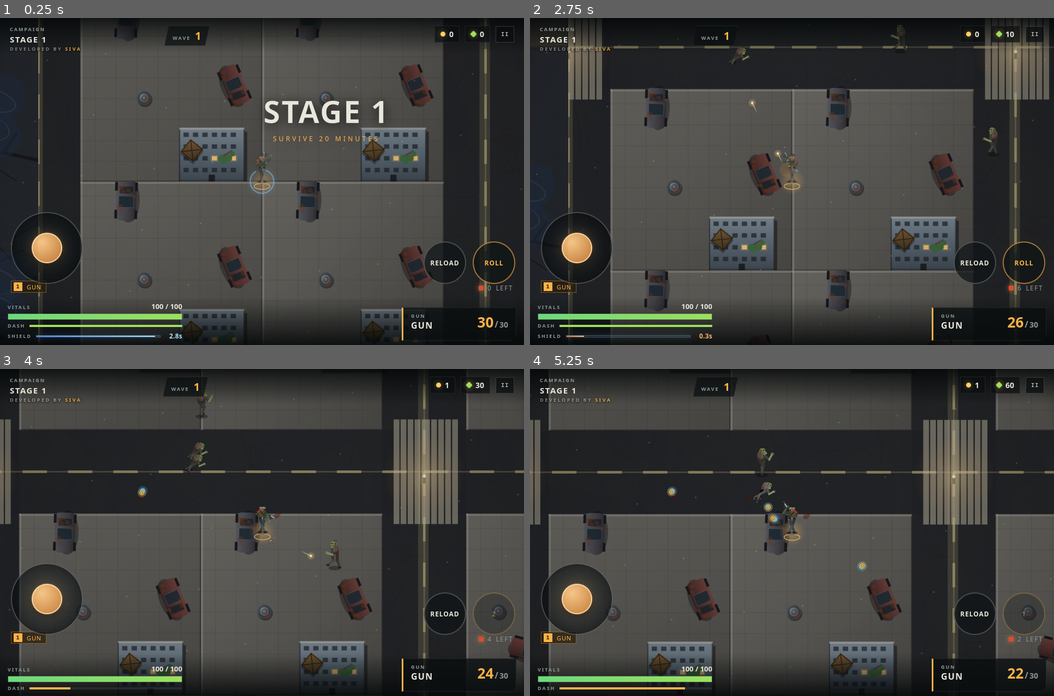
Above: before the commit, frames 1-4 (two rows, left to right).
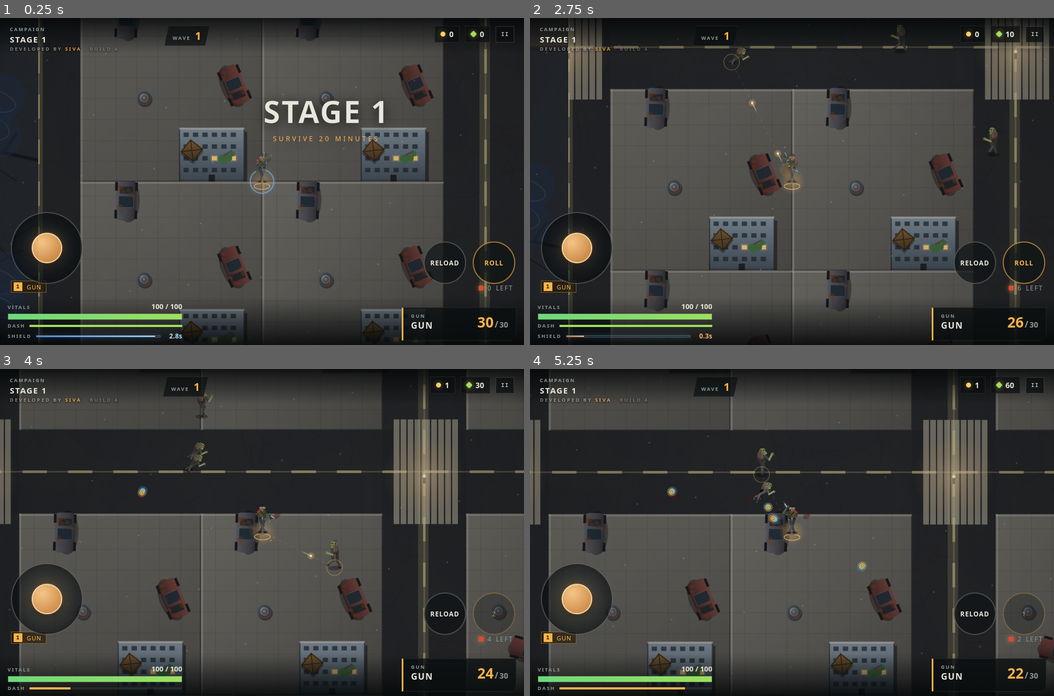
Above: after the commit, the same moments.

Repository: sivateam007/zombie-hunter-survival
Game: browser game, page index.html
Same seed, same stepped clock (60 frames per second), same inputs: the game is played once before the commit and once after it.
Inputs:
- Up to frame 1 (0.25 s): no input
- Up to frame 2 (2.75 s): click "ROLL" at 0.27 s; hold Down 1.03-1.3 s; tap Space every 0.5 s from 1.1 to 2.6 s; hold Left 1.35-1.92 s; hold Up 1.97-2.27 s; hold Up 2.32-2.55 s; hold Left from 2.6 s (still down)
- Up to frame 3 (4 s): release Left at 3.03 s; hold Down 3.08-3.42 s; tap Space at 3.1, 3.6 s; click "ROLL" at 3.27 s; hold Down 3.47-3.73 s; hold Left from 3.78 s (still down)
- Up to frame 4 (5.25 s): tap Space at 4.1, 4.6, 5.1 s; release Left at 4.35 s; hold Up 4.4-4.7 s; hold Up 4.75-4.98 s; hold Left from 5.03 s (still down)

The runs differ from the first frame. In frame 1, less than 0.1% of the frame differs, in the area x 16-23%, y 9-10%; in frame 2, less than 0.1%, in the area x 16-41%, y 9-21%; in frame 3, less than 0.1%; in frame 4, less than 0.1%.

Commit message:
Extend gun acquisition to the full viewport and show the target lock
The Gun family now answers any zombie visible on screen, with a faint dashed
lock line and ring around the acquired body. The HUD carries a build stamp so
a cached page can be told apart from the current build.

Diff:
--- a/css/style.css
+++ b/css/style.css
@@ -171,6 +171,7 @@
   pointer-events: none;
 }
 .credit-mark b { color: rgba(255, 179, 71, 0.88); font-weight: 800; }
+.credit-mark .build { color: rgba(233, 231, 220, 0.32); font-weight: 600; }
 @media (max-width: 620px) {
   .credit-mark { left: 14px; top: 48px; font-size: 8px; letter-spacing: 0.18em; }
 }
--- a/index.html
+++ b/index.html
@@ -71,7 +71,7 @@
     <div id="weapon-slots" class="weapon-slots"></div>
     <div id="hud-items" class="hud-items"></div>
     <div class="enemy-count"><span class="pip hostile"></span><span id="hud-left">0</span> LEFT</div>
-    <div class="credit-mark">DEVELOPED BY <b>SIVA</b></div>
+    <div class="credit-mark">DEVELOPED BY <b>SIVA</b><span class="build"> · BUILD 4</span></div>
   </div>
 
   <!-- --------------------------- touch controls --------------------------- -->
@@ -312,12 +312,12 @@
 <script src="js/arena.js?v=8"></script>
 <script src="js/weapons.js?v=4"></script>
 <script src="js/levels.js?v=3"></script>
-<script src="js/entities.js?v=13"></script>
+<script src="js/entities.js?v=14"></script>
 <script src="js/audio.js?v=1"></script>
 <script src="js/storage.js?v=6"></script>
 <script src="js/anim.js?v=1"></script>
 <script src="js/net.js?v=1"></script>
-<script src="js/game.js?v=21"></script>
+<script src="js/game.js?v=22"></script>
 <script src="js/game-patch.js?v=2"></script>
 <script src="js/ui.js?v=10"></script>
 <script src="js/main.js?v=2"></script>
--- a/js/entities.js
+++ b/js/entities.js
@@ -416,7 +416,9 @@
   function targetRange(def, world, range) {
     if (!def || def.behaviour !== 'target') return range;
     var seen = viewRange(world);
-    return Math.max(range, Math.min(1100, seen + 80));
+    /* cover the whole visible screen: a zombie the player can see is a zombie
+       the sidearm may answer, even on an ultrawide monitor */
+    return Math.max(range, Math.min(2200, seen + 100));
   }
 
   function pushShot(world, o) {
@@ -1197,6 +1199,7 @@
   ZH.fireWeapon = fireWeapon;
   ZH.targetRange = targetRange;
   ZH.viewRange = viewRange;
+  ZH.nearestEnemy = nearestEnemy;
   /* every damage path (bullets, melee, splash, burn ticks, auras) funnels
      through damageEnemy; exposing it lets the harness measure applied damage
      instead of guessing from health deltas between frames */
--- a/js/game.js
+++ b/js/game.js
@@ -1007,6 +1007,9 @@
     // bullets — every weapon gets its own projectile silhouette
     drawShots(ctx, this);
 
+    // a faint lock line so the auto-aim target is readable on screen
+    drawAimLock(ctx, this);
+
     for (var eb = 0; eb < this.enemyBullets.length; eb++) {
       var ebl = this.enemyBullets[eb];
       var eg = ctx.createRadialGradient(ebl.x, ebl.y, 1, ebl.x, ebl.y, 12);
@@ -1112,6 +1115,33 @@
     grenade: '#b7e08a', clusterbomb: '#d8f08a',
     katana: '#eaf4ff', nodachi: '#ffffff'
   };
+
+  /* The Gun family auto-aims; a thin dashed line and a ring around the body
+     it has acquired make that legible even in a busy district. */
+  function drawAimLock(ctx, g) {
+    var p = g.player;
+    if (!p || !p.weapons) return;
+    var wid = p.primaryWeapon;
+    var st = wid && p.weapons[wid];
+    var def = st && ZH.WEAPONS[wid];
+    if (!def || def.behaviour !== 'target') return;
+    if (ZH.effectiveWeapon) def = ZH.WEAPONS[ZH.effectiveWeapon(wid, st, p.supplies)] || def;
+    var range = (def.range || 400) * (1 + ((p.attribs && p.attribs.shot_range_bonus) || 0));
+    range = ZH.targetRange ? ZH.targetRange(def, g, range) : range;
+    var z = ZH.nearestEnemy ? ZH.nearestEnemy(g, p, range) : null;
+    if (!z) return;
+    var aim = p.aimDir || 0;
+    var ax = p.x + Math.cos(aim) * 24, ay = p.y + Math.sin(aim) * 24;
+    ctx.save();
+    ctx.strokeStyle = 'rgba(255,209,102,0.16)';
+    ctx.lineWidth = 1.3;
+    ctx.setLineDash([7, 9]);
+    ctx.beginPath(); ctx.moveTo(ax, ay); ctx.lineTo(z.x, z.y); ctx.stroke();
+    ctx.setLineDash([]);
+    ctx.strokeStyle = 'rgba(255,209,102,0.45)';
+    ctx.beginPath(); ctx.arc(z.x, z.y, (z.r || 12) + 7, 0, TAU); ctx.stroke();
+    ctx.restore();
+  }
 
   /* Draw every live projectile with the silhouette its weapon deserves. */
   function drawShots(ctx, g) {
--- a/js/main.js
+++ b/js/main.js
@@ -65,6 +65,7 @@
       console.log('%cZOMBIE HUNTER: SURVIVAL', 'color:#ffb347;font-weight:bold;letter-spacing:2px');
       console.log('Campaign: ' + (ZH.STAGES ? ZH.STAGES.length : 0) + ' stages · ' + ZH.WEAPON_ORDER.length + ' weapons · anime.js motion');
       console.log('%cDeveloped by SIVA', 'color:#9be15d;font-weight:bold;letter-spacing:1px');
+      console.log('Build 4 · gun auto-aim + district atmosphere');
     }
   });
 })(window.ZH);
